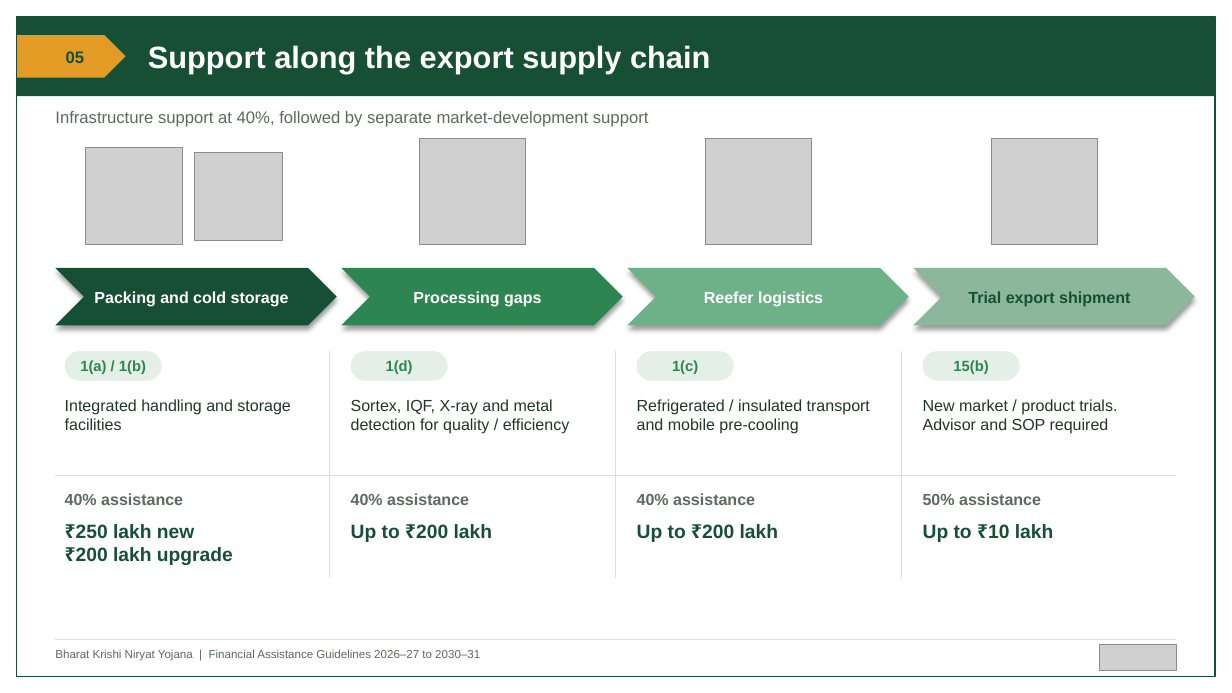
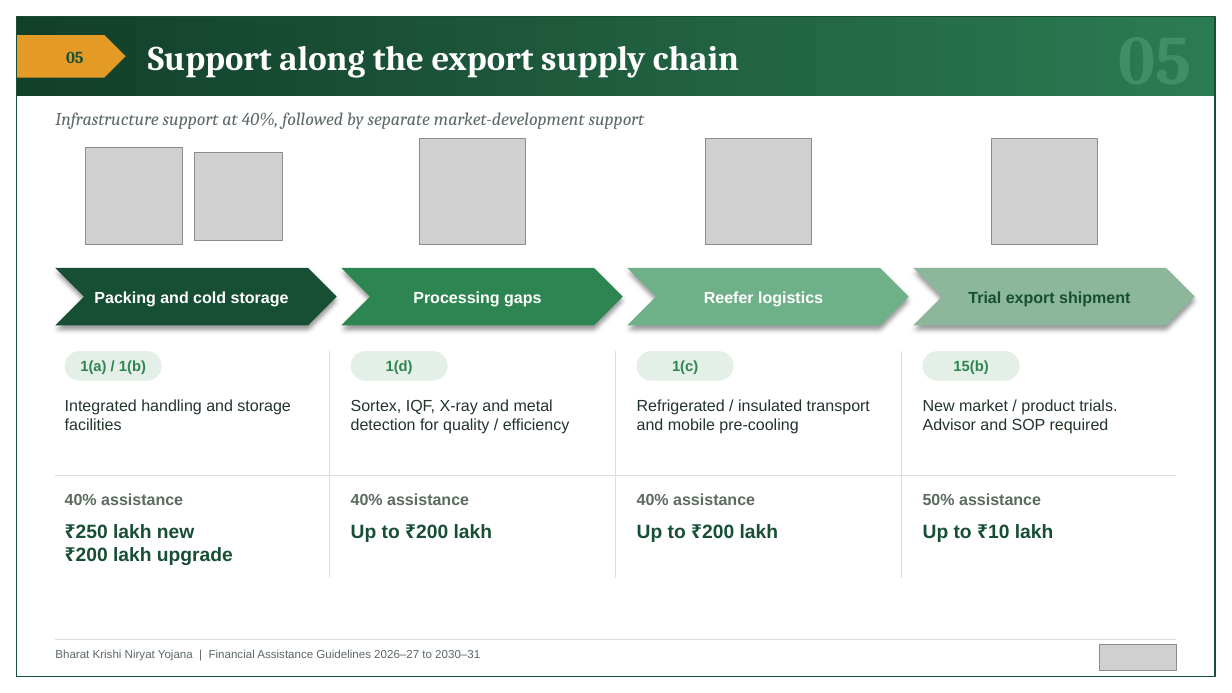
Before and after one commit to BantheFox012/FM, a slide deck: slide 5 of APEDA_BKNY_Standard_40_Percent.pptx. Drawn at 1232x693 pixels with LibreOffice and Linux fonts; fonts in the diff are those of the drawing; grey boxes stand for pictures. Boxes give left, top, right and bottom in pixels: in the first picture for what was removed or moved away, otherwise in the second. Text is boxed around its words. In the diff, an @@ line names an element or a change of style, - is before the commit and + after.

```diff
--- a/APEDA_BKNY_Standard_40_Percent.pptx
+++ b/APEDA_BKNY_Standard_40_Percent.pptx
@@ rectangle at (17,17,1215,96): fill #174F35 to gradient #123F2A to #2C7A52 @@
@@ text "Support along the export supply ..." at (148,46,739,78): size 24 to 27 pt, font Arial to Cambria @@
@@ text "05" at (66,51,84,63): font Arial to Cambria @@
@@ text "Infrastructure support at 40%, followed ..." at (55,112,645,129): size 13 to 14 pt, font Arial to Cambria, italic on @@
@@ text added at (1119,96,1192,98), 54 pt, text #3F8E64, bold @@
+05
```
Also in this commit, not shown: 13 other slides changed.
